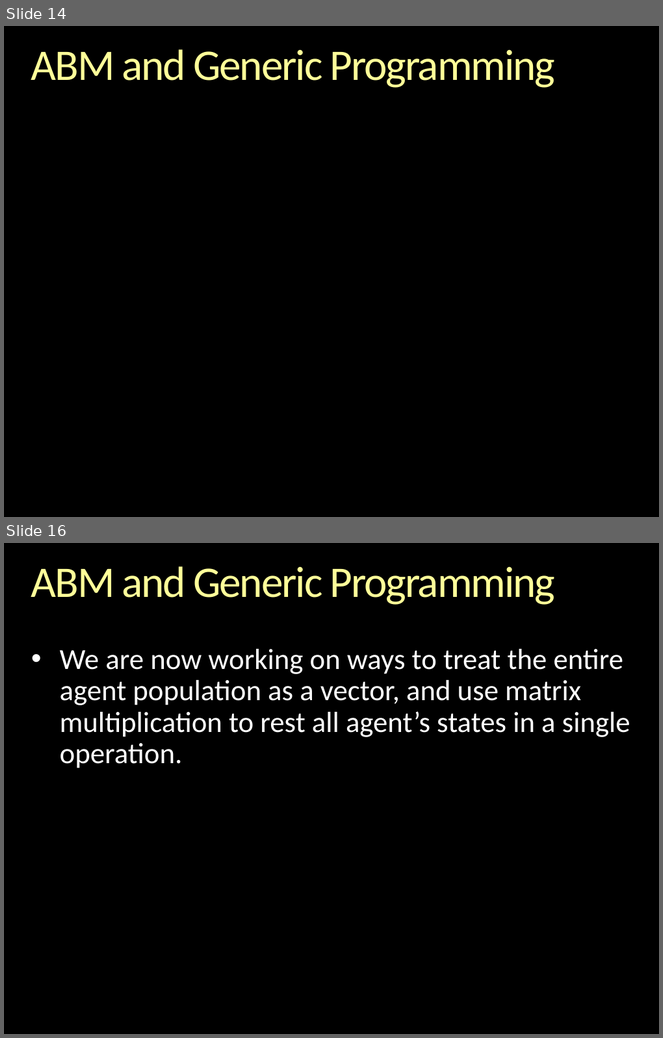
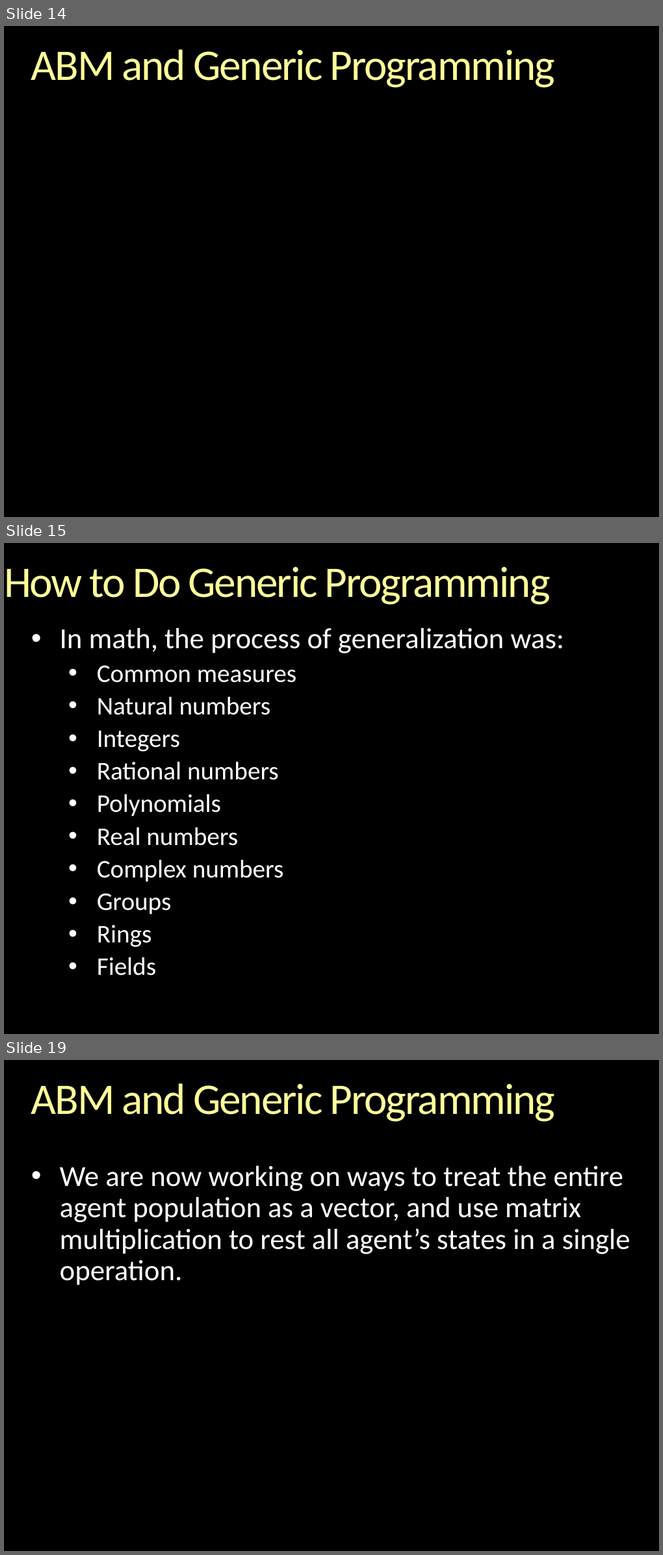
Before and after one commit to gcallah/indras_net, a slide deck: docs/GenericProgrammingAndABM.pptx. Shown one above the other, each under a label of ours: slides 14 and 16 before the commit, slides 14, 15 and 19 after it; the slides between them are not shown. The pictures are 663x1038 and 663x1555 pixels, drawn with LibreOffice and Linux fonts; fonts in the diff are those of the drawing; background and template pictures are left out. Boxes give left, top, right and bottom in pixels: in the first picture for what was removed or moved away, otherwise in the second. Text is boxed around its words. In the diff, an @@ line names an element or a change of style, - is before the commit and + after.

```diff
--- a/docs/GenericProgrammingAndABM.pptx
+++ b/docs/GenericProgrammingAndABM.pptx
@@ slide 15 added at bbox=[4, 543, 659, 1034], background picture (left out) @@
@@ title added at bbox=[4, 566, 551, 605], 48 pt, text gradient #FFFFB9 to #FFFF99 to #F6AE1E @@
+How to Do Generic Programming
@@ text added at bbox=[60, 628, 565, 976], 28 pt, text #FFFFFF @@
+• In math, the process of generalization was:
+  • Common measures
+  • Natural numbers
+  • Integers
+  • Rational numbers
+  • Polynomials
+  • Real numbers
+  • Complex numbers
+  • Groups
+  • Rings
+  • Fields
@@ what was slide 16 is now slide 19 @@
```
Also in this commit, not shown: 3 other slides added, 1 slide removed, 4 other files.
